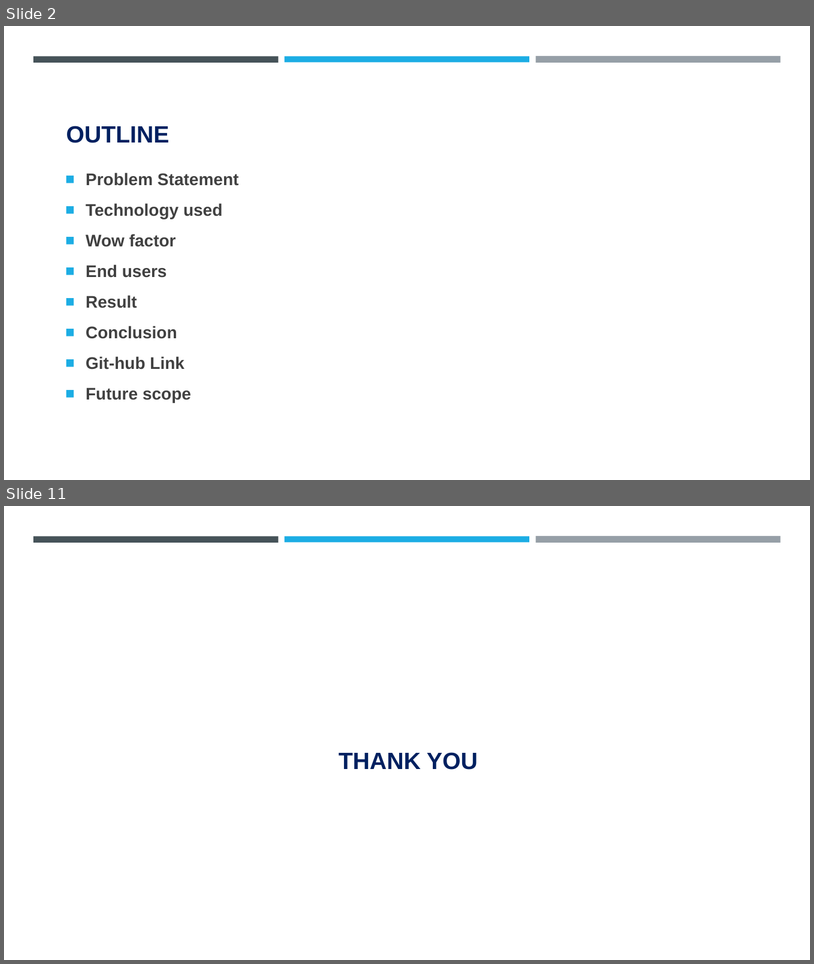
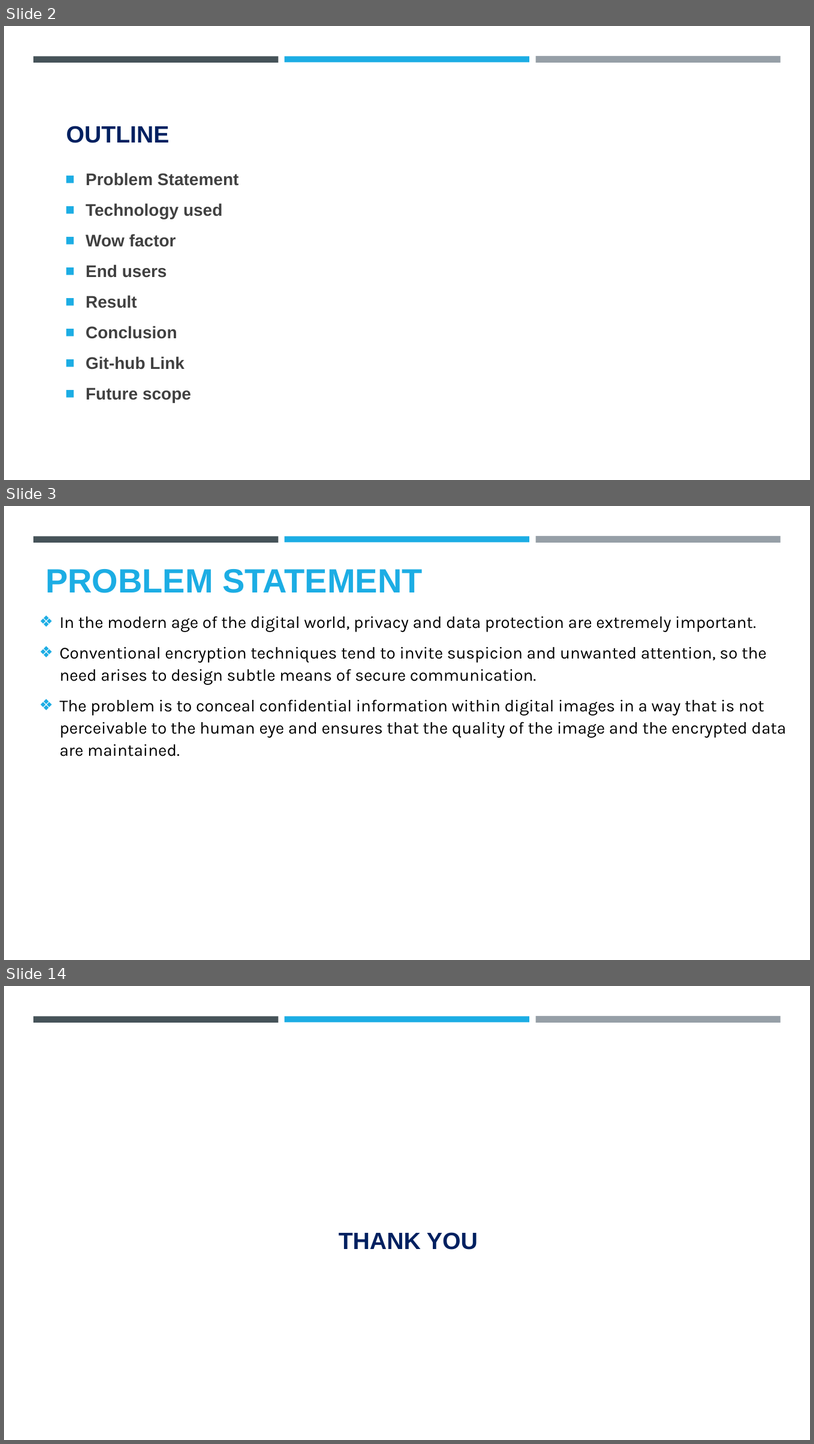
Before and after one commit to AniketDohale/Steganography, a slide deck: AICTE PPT Template.pptx. Shown one above the other, each under a label of ours: slides 2 and 11 before the commit, slides 2, 3 and 14 after it; the slides between them are not shown. The pictures are 814x964 and 814x1444 pixels, drawn with LibreOffice and Linux fonts; fonts in the diff are those of the drawing; background and template pictures are left out. Boxes give left, top, right and bottom in pixels: in the first picture for what was removed or moved away, otherwise in the second. Text is boxed around its words. In the diff, an @@ line names an element or a change of style, - is before the commit and + after.

```diff
--- a/AICTE PPT Template.pptx
+++ b/AICTE PPT Template.pptx
@@ slide 3 added at [4, 506, 810, 960], background #FFFFFF; not listed: 3 template elements that a slide beside it also shows @@
@@ text added at [45, 569, 422, 593], 40 pt, text #1CADE4, bold @@
+PROBLEM STATEMENT
@@ text added at [60, 616, 786, 756], 20 pt, text #000000 @@
+❖ In the modern age of the digital world, privacy and data protection are extremely important.
+❖ Conventional encryption techniques tend to invite suspicion and unwanted attention, so the need arises to design subtle means of secure communication.
+❖ The problem is to conceal confidential information within digital images in a way that is not perceivable to the human eye and ensures that the quality of the image and the encrypted data are maintained.
@@ what was slide 11 is now slide 14 @@
```
Also in this commit, not shown: 1 slide changed, 9 other slides added, 7 slides removed, 5 other files.
